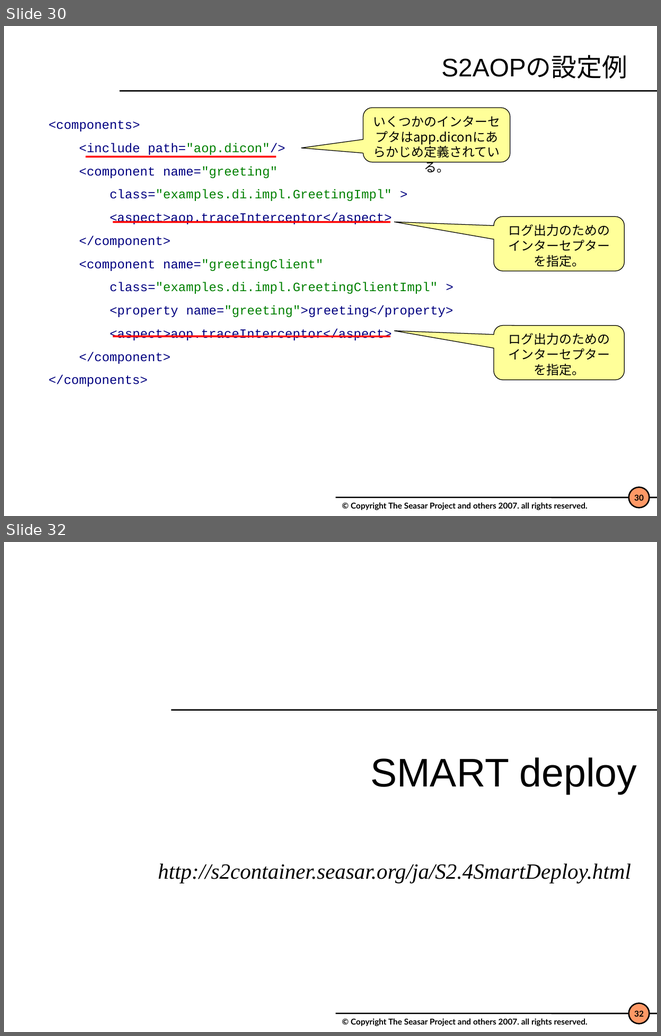
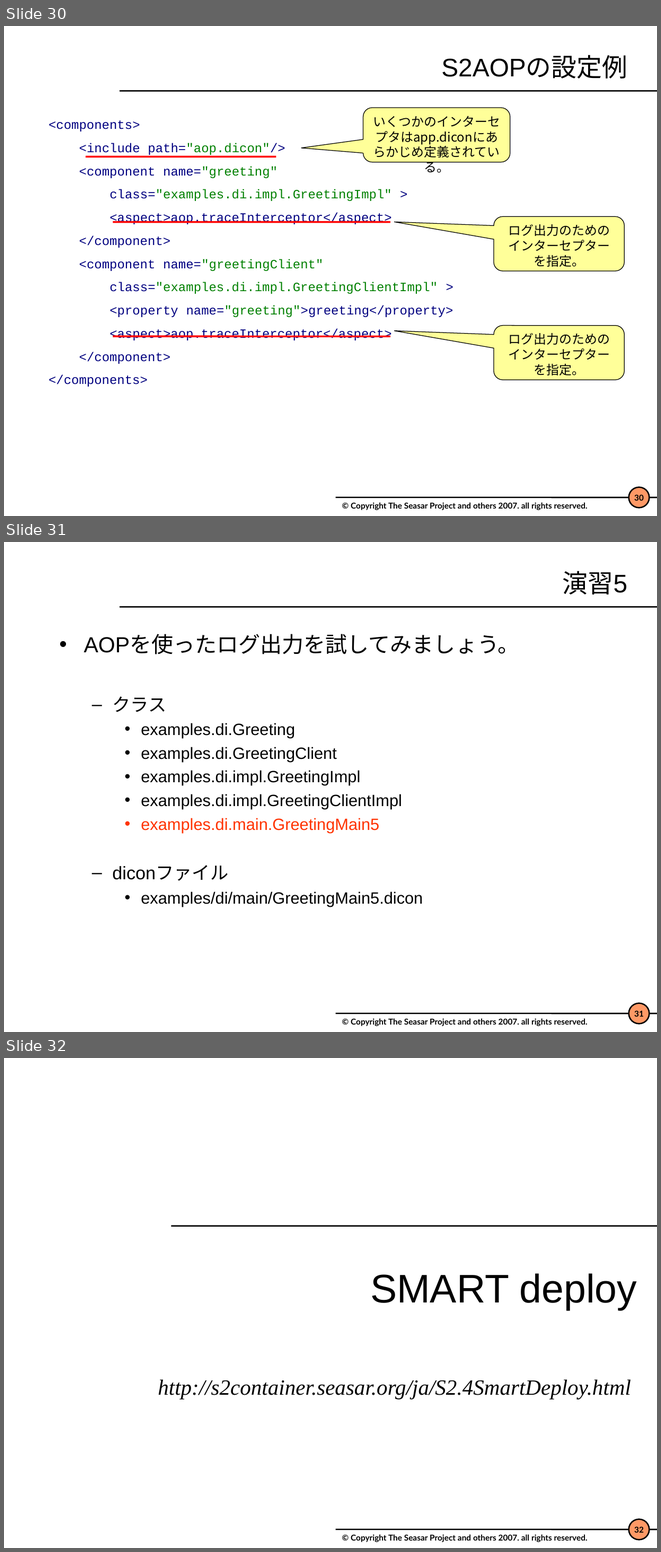
Before and after one commit to svn2github/s2container, a slide deck: trunk/seasar2-tutorial/doc/Seasar2.4.ppt. Shown one above the other, each under a label of ours: slides 30 and 32 before the commit, slides 30, 31 and 32 after it; the slides between them are not shown. The pictures are 661x1036 and 661x1552 pixels, drawn with LibreOffice and Linux fonts; fonts in the diff are those of the drawing; background and template pictures are left out. Boxes give left, top, right and bottom in pixels: in the first picture for what was removed or moved away, otherwise in the second. Text is boxed around its words. In the diff, an @@ line names an element or a change of style, - is before the commit and + after.

```diff
--- a/trunk/seasar2-tutorial/doc/Seasar2.4.ppt
+++ b/trunk/seasar2-tutorial/doc/Seasar2.4.ppt
@@ slide 31 added at box(4, 542, 657, 1032), background #FFFFFF; not listed: 4 template elements that a slide beside it also shows @@
@@ title added at box(563, 571, 627, 594), 28 pt, text #000000 @@
+演習5
@@ text added at box(84, 635, 520, 906), 18 pt, text #000000 @@
+• AOPを使ったログ出力を試してみましょう。
+  – クラス
+    • examples.di.Greeting
+    • examples.di.GreetingClient
+    • examples.di.impl.GreetingImpl
+    • examples.di.impl.GreetingClientImpl
+    • examples.di.main.GreetingMain5
+  – diconファイル
+    • examples/di/main/GreetingMain5.dicon
```
Also in this commit, not shown: 19 slides changed, 2 slides removed.
